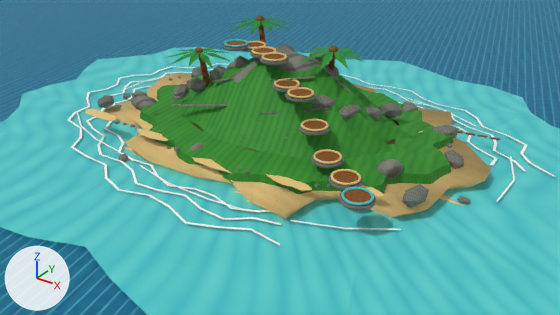
One commit to the Blender file RedFortress2/MultiPassRendering/res/model/stage-select1/world1.blend: the scene before it, then after it.
Both versions are drawn from the file's camera 'StageSelect_PreviewCamera'. Arrows for +X, +Y and +Z are at lower left; the lights stay in place. The older version comes first.
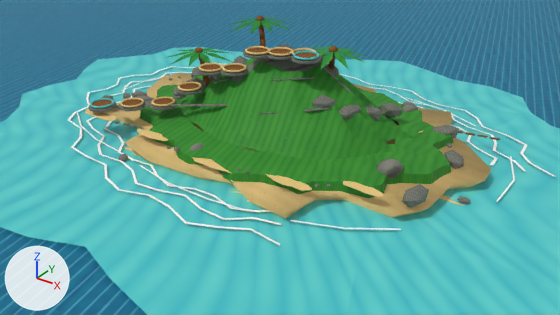
Changed parts and their boxes (x1, y1, x2, y2) in the pictures (560 x 315 px):
'RF1_Portal_00_Inset', moved
    before: (344, 189, 371, 203)
    after: (92, 100, 112, 109)
'RF1_Portal_01_Inset', moved
    before: (333, 171, 359, 183)
    after: (122, 99, 142, 108)
'RF1_Portal_00_Base', moved
    before: (339, 192, 376, 210)
    after: (88, 102, 116, 112)
'RF1_Portal_00_Ring', moved
    before: (341, 187, 374, 205)
    after: (90, 98, 114, 108)
'RF1_Portal_02_Inset', moved
    before: (316, 152, 340, 164)
    after: (154, 98, 173, 107)
'RF1_Portal_01_Base', moved
    before: (328, 173, 363, 190)
    after: (119, 101, 146, 111)
'RF1_Portal_01_Ring', moved
    before: (331, 169, 361, 185)
    after: (120, 98, 144, 107)
'RF1_Portal_02_Base', moved
    before: (311, 154, 344, 168)
    after: (150, 99, 177, 110)
'RF1_Portal_03_Inset', moved
    before: (303, 121, 326, 132)
    after: (180, 84, 199, 92)
'RF1_Portal_03_Base', moved
    before: (299, 124, 330, 136)
    after: (176, 85, 203, 95)
'RF1_Portal_02_Ring', moved
    before: (313, 149, 342, 164)
    after: (151, 96, 175, 106)
'RF1_Portal_03_Ring', moved
    before: (301, 119, 329, 131)
    after: (178, 82, 201, 91)
'RF1_Portal_04_Base', moved
    before: (285, 92, 316, 102)
    after: (197, 68, 221, 76)
'RF1_Portal_04_Ring', moved
    before: (287, 87, 314, 98)
    after: (199, 63, 223, 72)
'RF1_Portal_04_Inset', moved
    before: (289, 89, 312, 99)
    after: (201, 65, 221, 72)
'RF1_Portal_09_Base', moved
    before: (222, 43, 250, 51)
    after: (291, 56, 321, 64)
'RF1_Portal_09_Ring', moved
    before: (224, 39, 248, 47)
    after: (293, 51, 319, 60)
'RF1_Portal_05_Ring', moved
    before: (274, 78, 300, 89)
    after: (222, 63, 246, 72)
'RF1_Portal_05_Inset', moved
    before: (276, 80, 298, 89)
    after: (224, 65, 244, 73)
'RF1_Portal_06_Base', moved
    before: (260, 57, 289, 65)
    after: (243, 51, 269, 59)
'RF1_Portal_05_Base', moved
    before: (272, 83, 302, 93)
    after: (220, 69, 248, 76)
'RF1_Portal_09_Inset', moved
    before: (226, 41, 246, 48)
    after: (295, 53, 317, 61)
'RF1_Portal_07_Ring', moved
    before: (252, 46, 276, 55)
    after: (268, 47, 292, 56)
'RF1_Portal_07_Inset', moved
    before: (254, 48, 274, 55)
    after: (270, 49, 291, 57)
'RF1_Portal_07_Base', moved
    before: (250, 50, 278, 58)
    after: (267, 54, 292, 60)
'RF1_Portal_08_Ring', moved
    before: (248, 41, 266, 49)
    after: (291, 48, 316, 55)
'RF1_Portal_08_Inset', moved
    before: (249, 43, 264, 47)
    after: (293, 50, 308, 53)
'RF1_Portal_08_Base', moved (not visible afterwards)
    before: (242, 45, 268, 52)

The change in detail:
Object 'RF1_Portal_00_Base' (ob_rf1_portal_00_base) moves from (15.0, -11.5, 0.68) to (-15.0, -11.5, 0.9).
Object 'RF1_Portal_00_Inset' (ob_rf1_portal_00_inset) moves from (15.0, -11.5, 0.83) to (-15.0, -11.5, 1.07).
Object 'RF1_Portal_00_Ring' (ob_rf1_portal_00_ring) moves from (15.0, -11.5, 0.95) to (-15.0, -11.5, 1.22).
Object 'RF1_Portal_01_Base' (ob_rf1_portal_01_base) moves from (12.8, -9.4, 0.58) to (-12.8, -9.4, 0.8).
Object 'RF1_Portal_01_Inset' (ob_rf1_portal_01_inset) moves from (12.8, -9.4, 0.73) to (-12.8, -9.4, 0.97).
Object 'RF1_Portal_01_Ring' (ob_rf1_portal_01_ring) moves from (12.8, -9.4, 0.85) to (-12.8, -9.4, 1.12).
Object 'RF1_Portal_02_Base' (ob_rf1_portal_02_base) moves from (10.0, -7.6, 0.78) to (-10.0, -7.6, 1.0).
Object 'RF1_Portal_02_Inset' (ob_rf1_portal_02_inset) moves from (10.0, -7.6, 0.94) to (-10.0, -7.6, 1.18).
Object 'RF1_Portal_02_Ring' (ob_rf1_portal_02_ring) moves from (10.0, -7.6, 1.05) to (-10.0, -7.6, 1.32).
Object 'RF1_Portal_03_Base' (ob_rf1_portal_03_base) moves from (7.6, -6.0, 2.48) to (-7.6, -6.0, 2.7).
Object 'RF1_Portal_03_Inset' (ob_rf1_portal_03_inset) moves from (7.6, -6.0, 2.63) to (-7.6, -6.0, 2.88).
Object 'RF1_Portal_03_Ring' (ob_rf1_portal_03_ring) moves from (7.6, -6.0, 2.75) to (-7.6, -6.0, 3.02).
Object 'RF1_Portal_04_Base' (ob_rf1_portal_04_base) moves from (5.4, -5.0, 4.68) to (-5.4, -5.0, 4.9).
Object 'RF1_Portal_04_Inset' (ob_rf1_portal_04_inset) moves from (5.4, -5.0, 4.83) to (-5.4, -5.0, 5.08).
Object 'RF1_Portal_04_Ring' (ob_rf1_portal_04_ring) moves from (5.4, -5.0, 4.95) to (-5.4, -5.0, 5.22).
Object 'RF1_Portal_05_Base' (ob_rf1_portal_05_base) moves from (3.2, -4.0, 4.78) to (-3.2, -4.0, 5.0).
Object 'RF1_Portal_05_Inset' (ob_rf1_portal_05_inset) moves from (3.2, -4.0, 4.93) to (-3.2, -4.0, 5.17).
Object 'RF1_Portal_05_Ring' (ob_rf1_portal_05_ring) moves from (3.2, -4.0, 5.05) to (-3.2, -4.0, 5.32).
Object 'RF1_Portal_06_Base' (ob_rf1_portal_06_base) moves from (1.0, -3.0, 6.68) to (-1.0, -3.0, 6.9).
Object 'RF1_Portal_07_Base' (ob_rf1_portal_07_base) moves from (-1.0, -2.0, 6.68) to (1.0, -2.0, 6.9).
Object 'RF1_Portal_07_Inset' (ob_rf1_portal_07_inset) moves from (-1.0, -2.0, 6.83) to (1.0, -2.0, 7.08).
Object 'RF1_Portal_07_Ring' (ob_rf1_portal_07_ring) moves from (-1.0, -2.0, 6.95) to (1.0, -2.0, 7.22).
Object 'RF1_Portal_08_Base' (ob_rf1_portal_08_base) moves from (-3.0, -1.0, 6.68) to (3.0, -1.0, 6.9).
Object 'RF1_Portal_08_Inset' (ob_rf1_portal_08_inset) moves from (-3.0, -1.0, 6.83) to (3.0, -1.0, 7.08).
Object 'RF1_Portal_08_Ring' (ob_rf1_portal_08_ring) moves from (-3.0, -1.0, 6.95) to (3.0, -1.0, 7.22).
Object 'RF1_Portal_09_Base' (ob_rf1_portal_09_base) moves from (-4.2, -2.4, 6.98) to (4.2, -2.4, 7.2).
Object 'RF1_Portal_09_Inset' (ob_rf1_portal_09_inset) moves from (-4.2, -2.4, 7.13) to (4.2, -2.4, 7.38).
Object 'RF1_Portal_09_Ring' (ob_rf1_portal_09_ring) moves from (-4.2, -2.4, 7.25) to (4.2, -2.4, 7.52).
